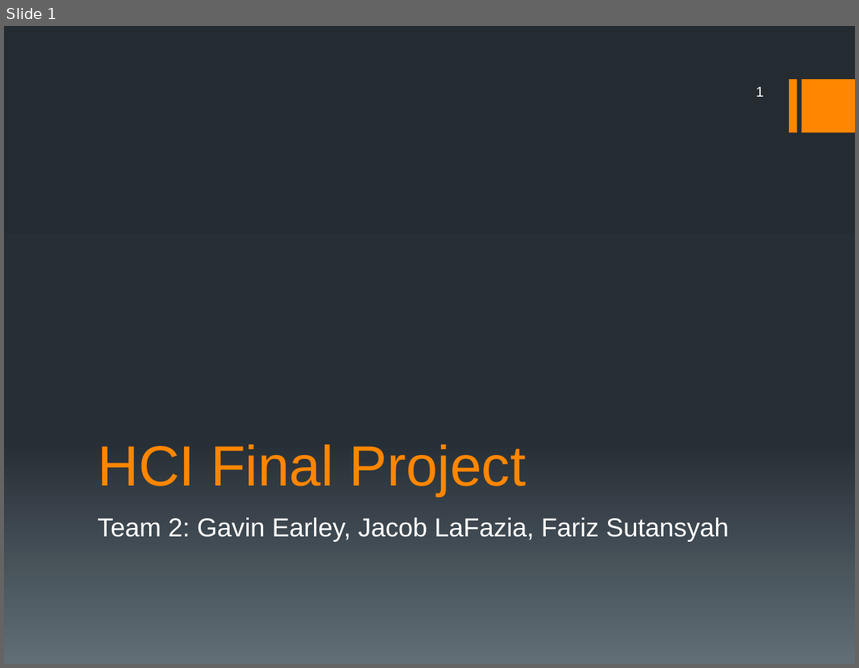
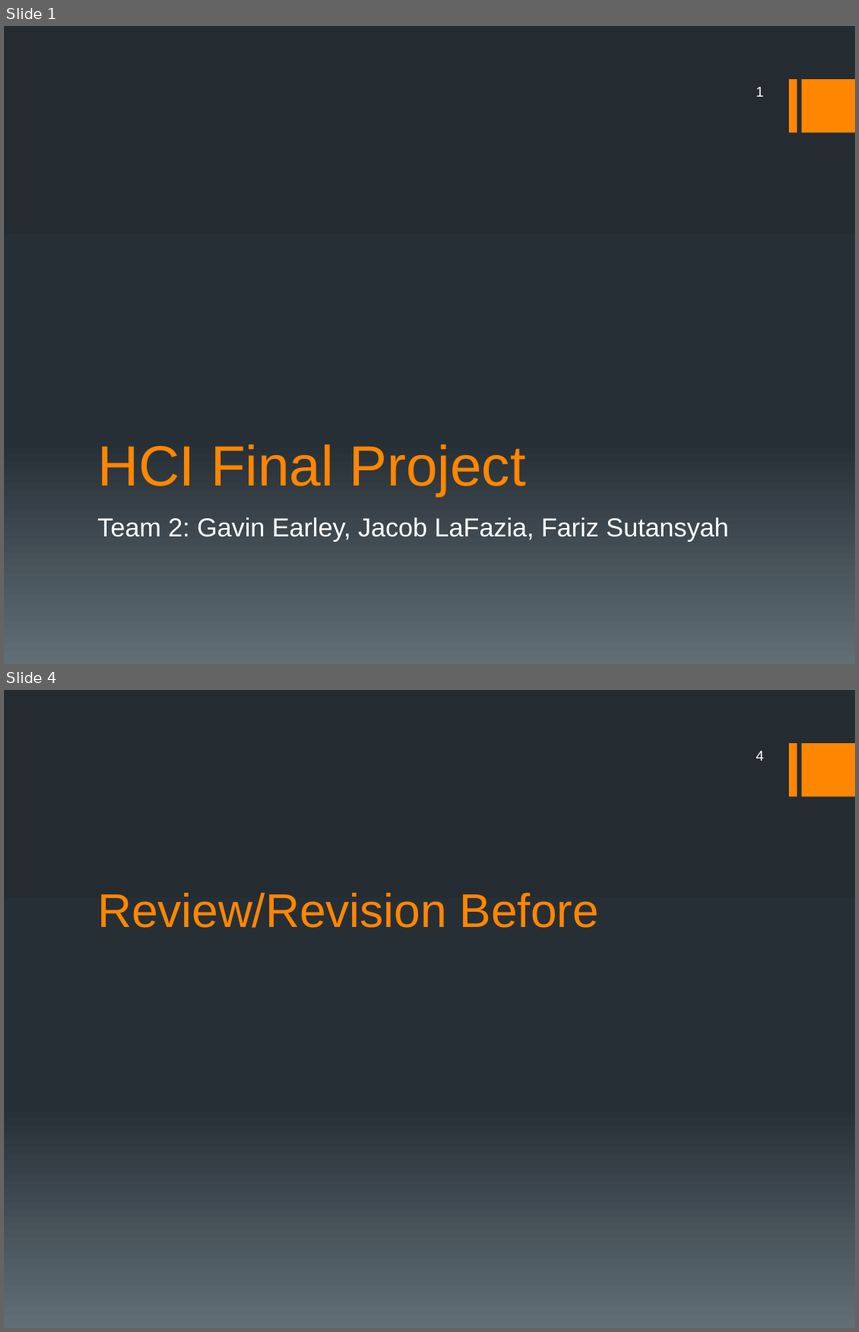
Before and after one commit to gearley85/HCIFinalProject, a slide deck: HCI Final Project.pptx. Shown one above the other, each under a label of ours: slide 1 before the commit, slides 1 and 4 after it; the slides between them are not shown. The pictures are 859x668 and 859x1332 pixels, drawn with LibreOffice and Linux fonts; fonts in the diff are those of the drawing. Boxes give left, top, right and bottom in pixels: in the first picture for what was removed or moved away, otherwise in the second. Text is boxed around its words. In the diff, an @@ line names an element or a change of style, - is before the commit and + after.

Commit message:
Updated slides, added in Peer Review

```diff
--- a/HCI Final Project.pptx
+++ b/HCI Final Project.pptx
@@ slide 4 added at box(4, 690, 855, 1328), background gradient #242C33 to #273037 to #636D76; not listed: 2 template elements that a slide beside it also shows @@
@@ page number added at box(756, 751, 764, 761), 12 pt, text #FFFFFF @@
+4
@@ title added at box(97, 893, 599, 928), 40 pt, text #FF8600 @@
+Review/Revision Before
```
Also in this commit, not shown: 5 other slides added, 1 slide removed, 1 other file.
